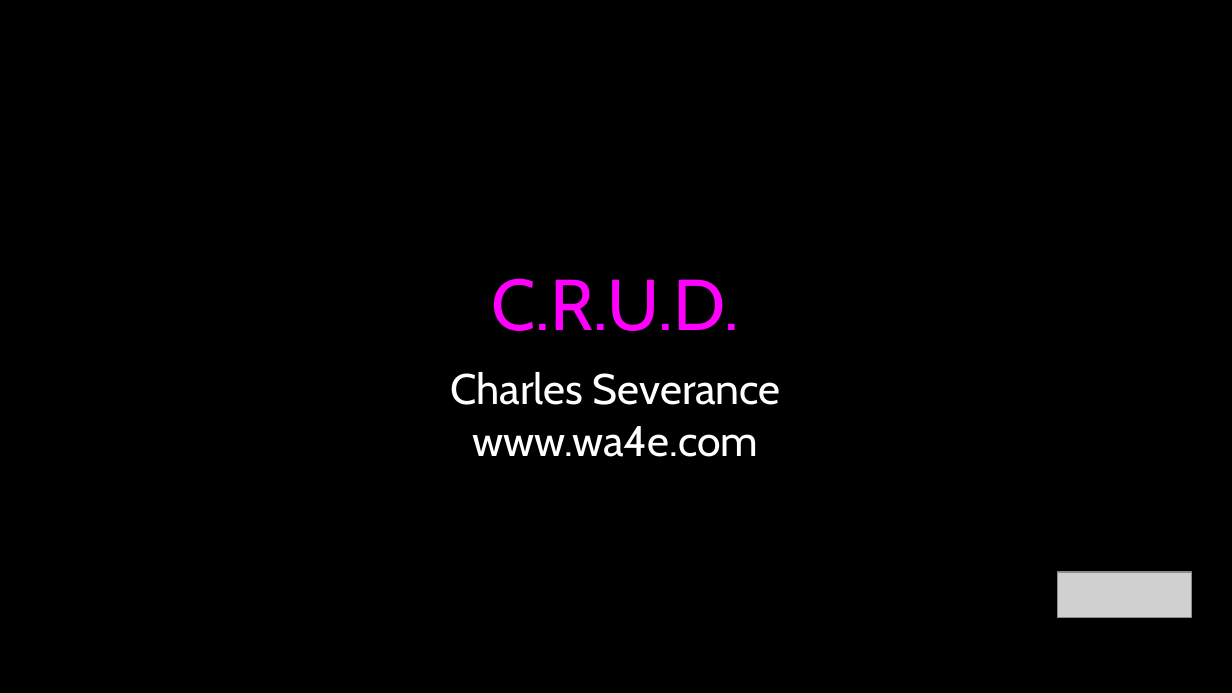
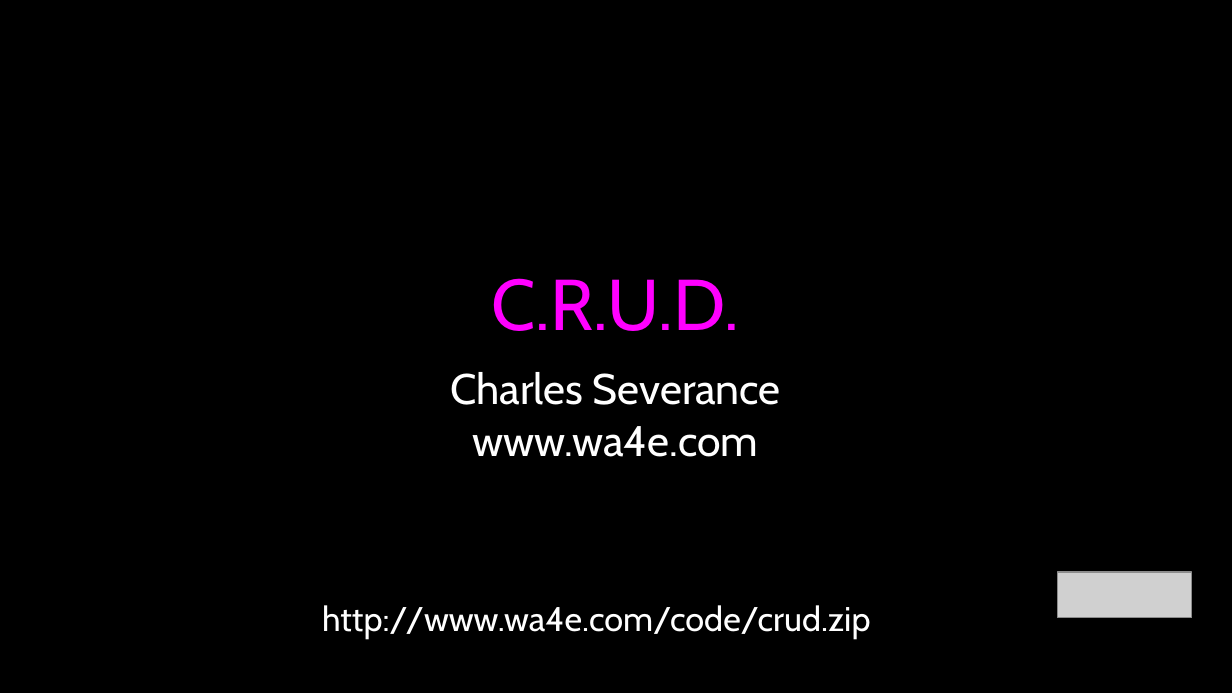
Before and after one commit to csev/wa4e, a slide deck: slide 1 of lectures/PHP-10-CRUD.ppt. Drawn at 1232x693 pixels with LibreOffice and Linux fonts; fonts in the diff are those of the drawing; grey boxes stand for pictures. Boxes give left, top, right and bottom in pixels: in the first picture for what was removed or moved away, otherwise in the second. Text is boxed around its words. In the diff, an @@ line names an element or a change of style, - is before the commit and + after.

Commit message:
Tweak

```diff
--- a/lectures/PHP-10-CRUD.ppt
+++ b/lectures/PHP-10-CRUD.ppt
@@ text added at (x1=322, y1=605, x2=870, y2=639), 20 pt, text #FFFFFF @@
+http://www.wa4e.com/code/crud.zip
```
